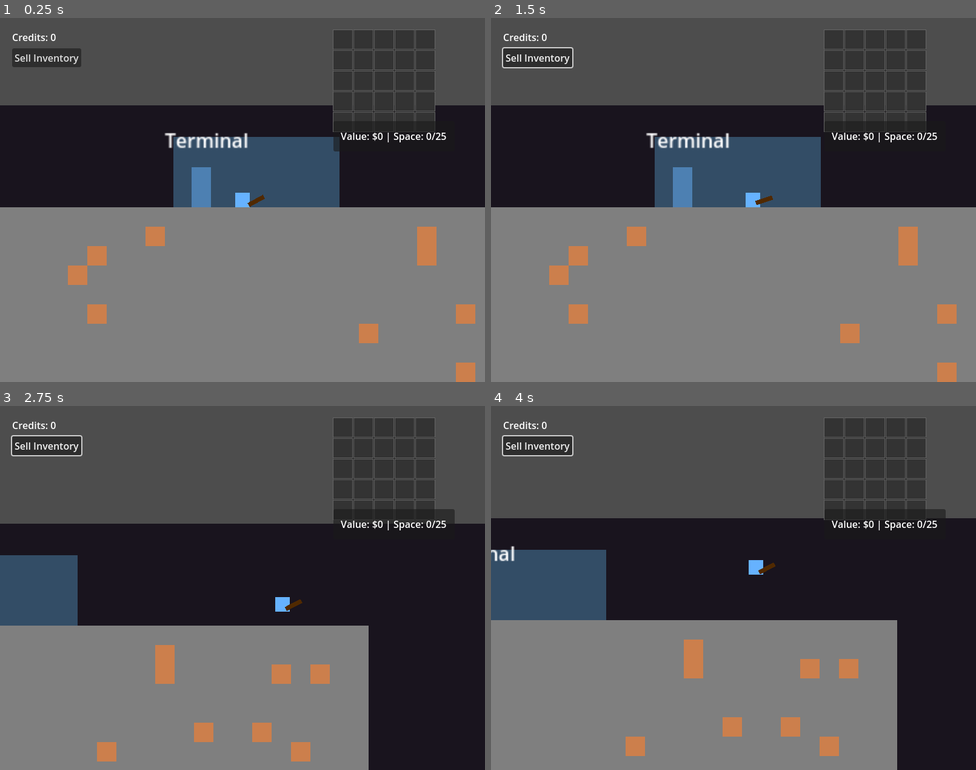
Above: before the commit, frames 1-4 (two rows, left to right).
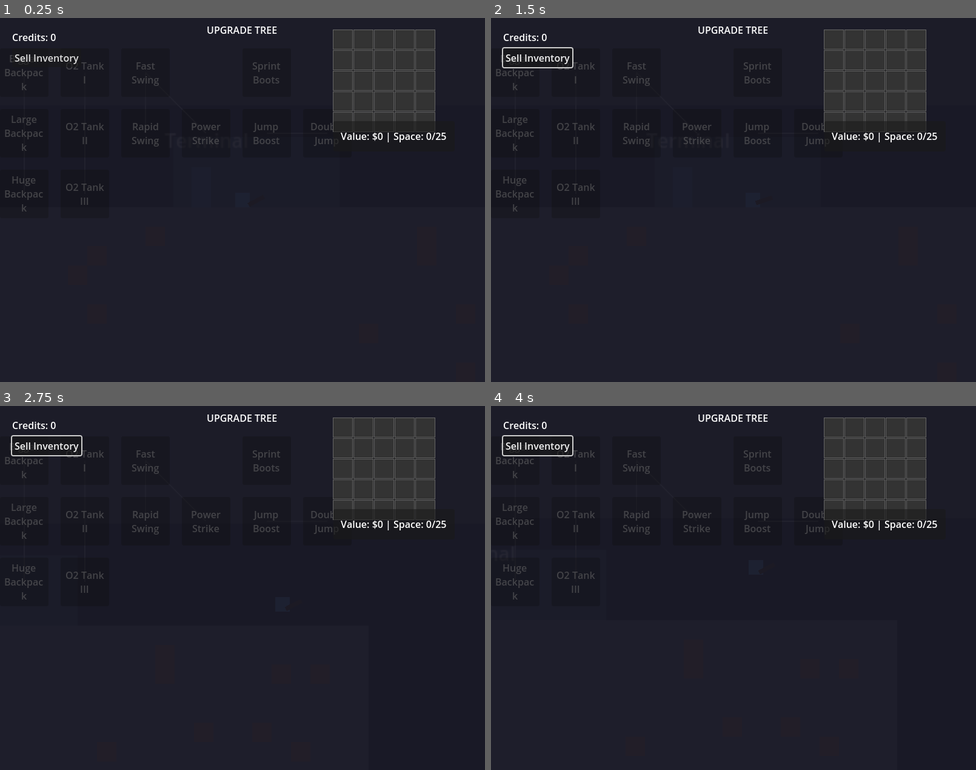
Above: after the commit, the same moments.

Repository: Tommi377/cave-packer
Game: Godot game, scene res://content/levels/mine_level.tscn
Same seed, same stepped clock (60 frames per second), same inputs: the game is played once before the commit and once after it.
Inputs (mouse positions are in pixels of both pictures, inside the frame that each line leads up to):
- Up to frame 1 (0.25 s): no input
- Up to frame 2 (1.5 s): click "Sell Inventory" at 0.5 s; tap Enter (ui_accept) at 1.25 s; move the mouse to (883, 90) at 1.27 s; press the mouse at (883, 90) at 1.28 s; hold D (move_right) from 1.28 s (still down)
- Up to frame 3 (2.75 s): keep holding D (move_right); tap Space (jump) at 1.52, 2.27 s; move the mouse to (145, 606) at 2.02 s; release the mouse at (145, 606) at 2.03 s; tap E (interact) at 2.1 s
- Up to frame 4 (4 s): move the mouse to (782, 507) at 2.77 s; release D (move_right) at 2.78 s; press the mouse at (782, 507) at 2.78 s; hold A (move_left) 2.78-3.53 s; move the mouse to (709, 660) at 3.52 s; release the mouse at (709, 660) at 3.53 s; hold D (move_right) from 3.53 s (still down); tap E (interact) at 3.6 s; click (709, 660) at 3.67 s; tap Space (jump) at 3.77 s

The runs differ from the first frame. In frame 1, 74% of the frame differs, in the area x 0-100%, y 0-100%; in frame 2, 74%; in frame 3, 58%; in frame 4, 63%.

Commit message:
fix skill tree

Diff:
--- a/content/surface/surface_base.gd
+++ b/content/surface/surface_base.gd
@@ -8,19 +8,19 @@
 @onready var sell_button: Button = $UILayer/SellButton
 
 var player: CharacterBody2D
-var upgrade_manager: Node
 
 func _ready():
 	computer_area.body_entered.connect(_on_computer_area_entered)
 	computer_area.body_exited.connect(_on_computer_area_exited)
 	sell_button.pressed.connect(_on_sell_button_pressed)
 
-	upgrade_ui.visible = false
+	upgrade_ui.visible = true # Show by default on surface
+	upgrade_ui.purchase_requested.connect(_on_purchase_requested)
+	_update_currency_display()
 
-	if upgrade_manager:
-		upgrade_ui.initialize()
-		upgrade_ui.purchase_requested.connect(_on_purchase_requested)
-		_update_currency_display()
+	# Give some starting currency for testing
+	if UpgradeManager:
+		UpgradeManager.currency = 500
 
 func _on_computer_area_entered(body: Node2D):
 	if body.name == "Player":
@@ -39,13 +39,13 @@
 
 func _toggle_upgrade_ui():
 	upgrade_ui.visible = not upgrade_ui.visible
-	if upgrade_ui.visible and upgrade_manager:
+	if upgrade_ui.visible:
 		upgrade_ui.refresh_tree()
 		_update_currency_display()
 
 func _on_purchase_requested(upgrade_id: String):
-	if upgrade_manager:
-		if upgrade_manager.purchase_upgrade(upgrade_id):
+	if UpgradeManager:
+		if UpgradeManager.purchase_upgrade(upgrade_id):
 			print("Purchased upgrade: ", upgrade_id)
 			upgrade_ui.refresh_tree()
 			_update_currency_display()
@@ -53,8 +53,8 @@
 			print("Cannot purchase upgrade: ", upgrade_id)
 
 func _update_currency_display():
-	if upgrade_manager:
-		currency_label.text = "Credits: %d" % upgrade_manager.currency
+	if UpgradeManager:
+		currency_label.text = "Credits: %d" % UpgradeManager.currency
 
 func _on_sell_button_pressed():
 	if not player:
--- a/content/upgrades/skill_tree_ui.gd
+++ b/content/upgrades/skill_tree_ui.gd
@@ -14,8 +14,8 @@
 @onready var upgrade_level_label: Label = $InfoPanel/VBox/Level
 @onready var purchase_button: Button = $InfoPanel/VBox/PurchaseButton
 
-const CELL_SIZE = 80
-const NODE_SIZE = 64
+const CELL_SIZE = 100
+const NODE_SIZE = 80
 
 var upgrade_buttons = {}
 var selected_upgrade_id: String = ""
@@ -23,9 +23,13 @@
 func _ready():
 	purchase_button.pressed.connect(_on_purchase_button_pressed)
 	info_panel.visible = false
+	initialize()
 
 func initialize():
-	_build_tree()
+	if UpgradeManager:
+		_build_tree()
+	else:
+		push_error("UpgradeManager not found!")
 
 func _build_tree():
 	# Clear existing buttons
@@ -47,6 +51,7 @@
 	var button = Button.new()
 	button.custom_minimum_size = Vector2(NODE_SIZE, NODE_SIZE)
 	button.text = upgrade.display_name
+	button.autowrap_mode = TextServer.AUTOWRAP_WORD_SMART
 
 	# Position based on tree_position
 	var pos = upgrade.tree_position as Vector2i
@@ -61,11 +66,14 @@
 func _update_button_style(button: Button, upgrade: Dictionary):
 	# Color based on state
 	if upgrade.current_level >= upgrade.max_level:
-		button.modulate = Color.GREEN
-	elif UpgradeManager.can_purchase(upgrade.id):
-		button.modulate = Color.YELLOW
+		button.modulate = Color(0.2, 0.8, 0.2) # Green - purchased
+		button.disabled = true
+	elif can_purchase(upgrade.id):
+		button.modulate = Color(1.0, 1.0, 0.3) # Yellow - available
+		button.disabled = false
 	else:
-		button.modulate = Color.GRAY
+		button.modulate = Color(0.5, 0.5, 0.5) # Gray - locked
+		button.disabled = true
 
 func can_purchase(upgrade_id: String) -> bool:
 	var upgrade = UpgradeManager.upgrades[upgrade_id]
--- a/content/upgrades/skill_tree_ui.tscn
+++ b/content/upgrades/skill_tree_ui.tscn
@@ -11,6 +11,25 @@
 grow_vertical = 2
 script = ExtResource("1")
 
+[node name="Background" type="ColorRect" parent="."]
+layout_mode = 1
+anchors_preset = 15
+anchor_right = 1.0
+anchor_bottom = 1.0
+grow_horizontal = 2
+grow_vertical = 2
+color = Color(0.1, 0.1, 0.15, 0.95)
+
+[node name="Title" type="Label" parent="."]
+layout_mode = 1
+anchors_preset = 10
+anchor_right = 1.0
+offset_bottom = 40.0
+grow_horizontal = 2
+text = "UPGRADE TREE"
+horizontal_alignment = 1
+vertical_alignment = 1
+
 [node name="TreeContainer" type="Control" parent="."]
 layout_mode = 1
 anchors_preset = 8
@@ -18,10 +37,10 @@
 anchor_top = 0.5
 anchor_right = 0.5
 anchor_bottom = 0.5
-offset_left = -300.0
-offset_top = -200.0
-offset_right = 300.0
-offset_bottom = 200.0
+offset_left = -400.0
+offset_top = -250.0
+offset_right = 400.0
+offset_bottom = 250.0
 grow_horizontal = 2
 grow_vertical = 2
 
